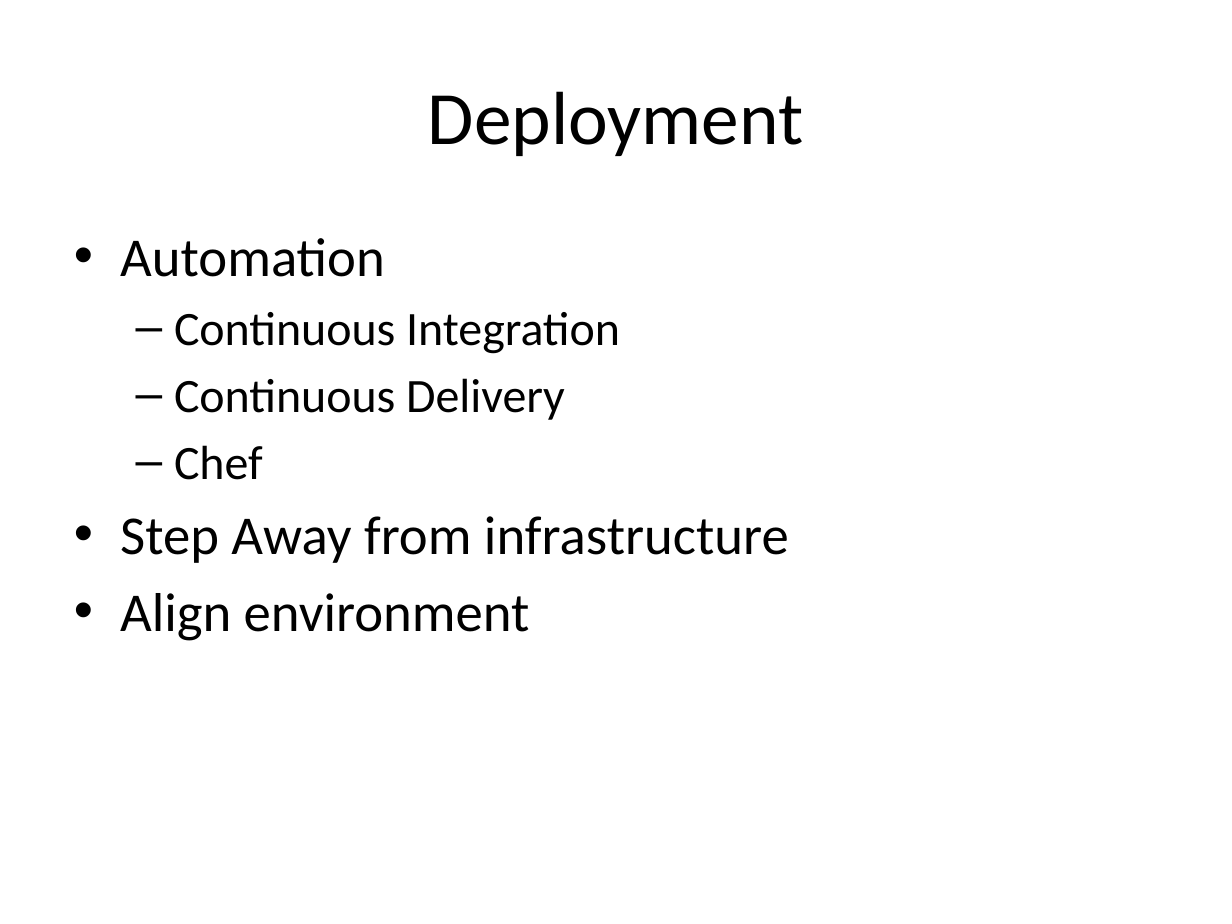
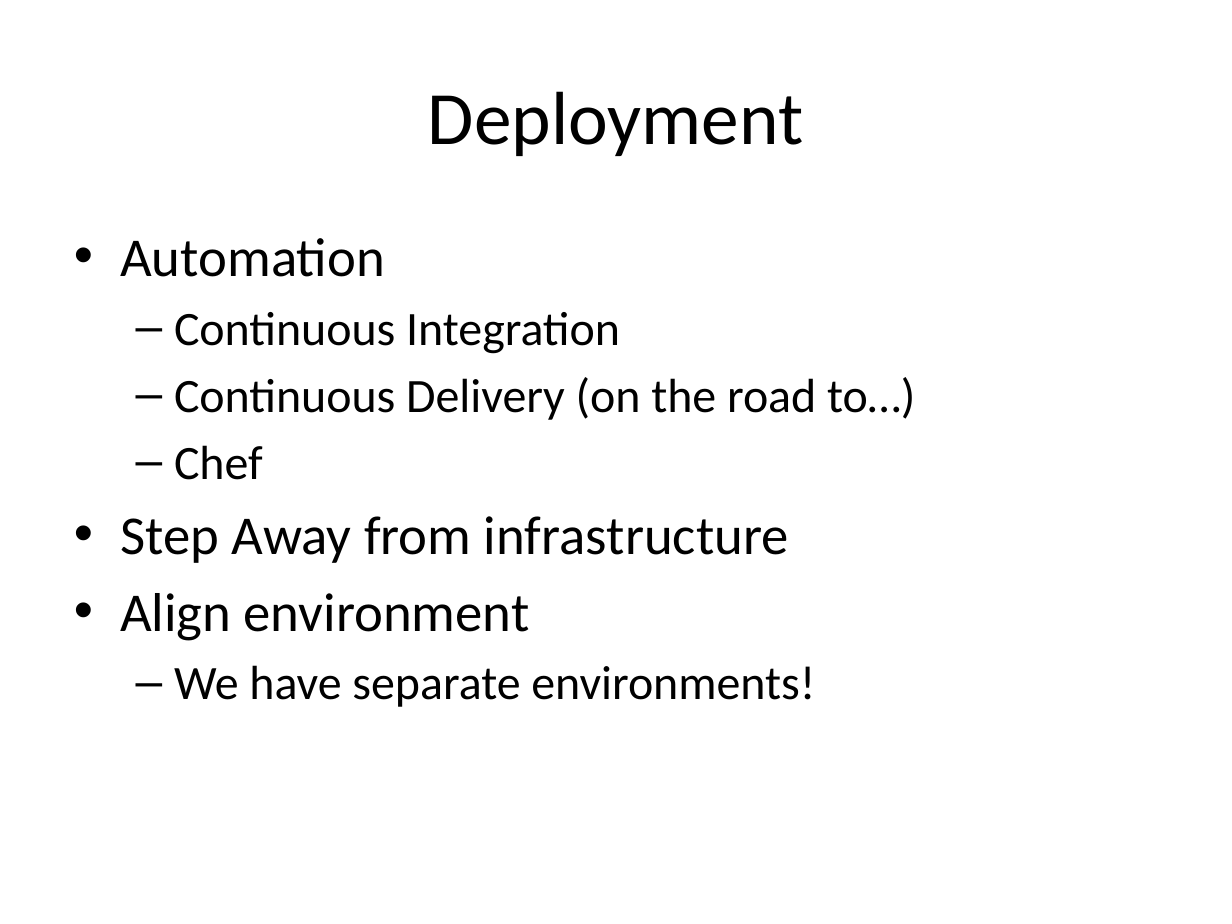
Before and after one commit to vitali-kviatkouski/personal, a slide deck: slide 2 of Microservices.pptx. Drawn at 1232x924 pixels with LibreOffice and Linux fonts; fonts in the diff are those of the drawing. Boxes give left, top, right and bottom in pixels: in the first picture for what was removed or moved away, otherwise in the second. Text is boxed around its words. In the diff, an @@ line names an element or a change of style, - is before the commit and + after.

```diff
--- a/Microservices.pptx
+++ b/Microservices.pptx
@@ text at (174,377,915,420): text changed @@
-  – Continuous Delivery
+  – Continuous Delivery (on the road to…)
@@ text at (174,665,815,707): paragraph added @@
+  – We have separate environments!
```
Also in this commit, not shown: 4 other slides changed, 1 slide added.
